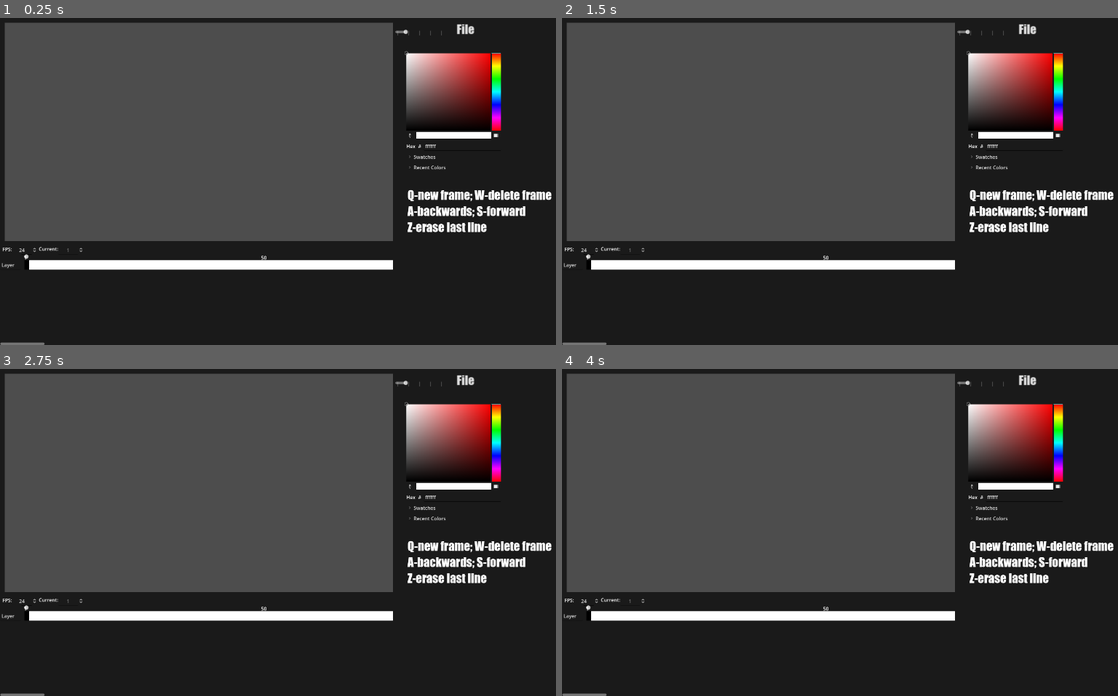
Above: before the commit, frames 1-4 (two rows, left to right).
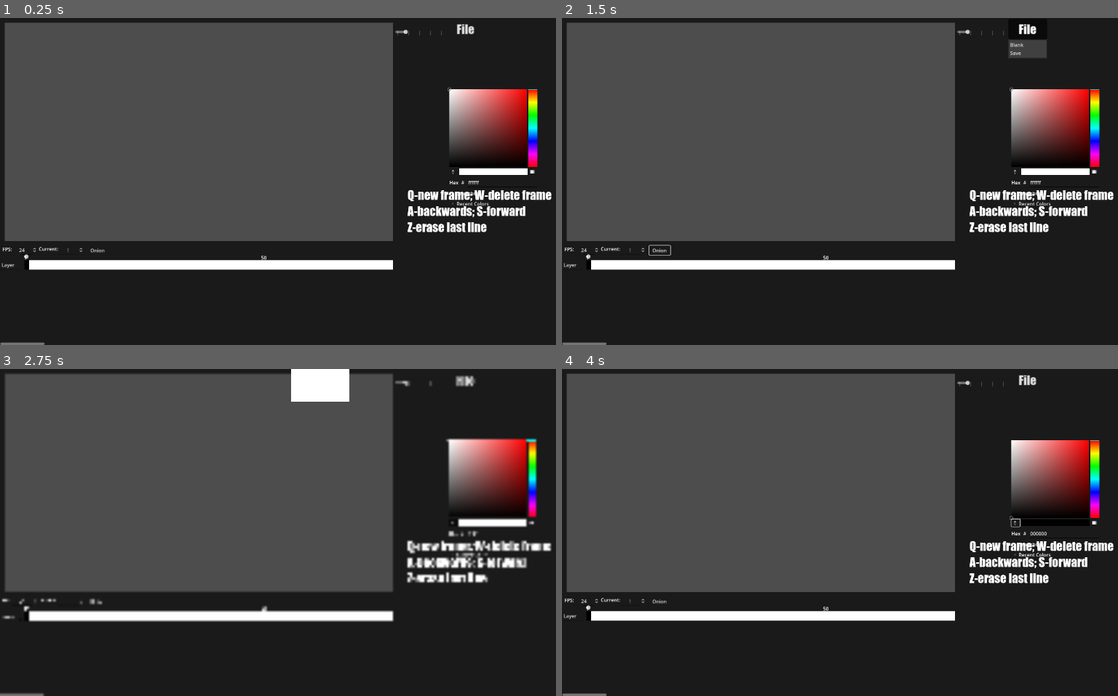
Above: after the commit, the same moments.

Repository: Drawsi/Anim
Game: Godot game, scene res://Node2D.tscn
Same seed, same stepped clock (60 frames per second), same inputs: the game is played once before the commit and once after it.
Inputs (mouse positions are in pixels of both pictures, inside the frame that each line leads up to; where the layout moved, square brackets give the same spot in the first picture):
- Up to frame 1 (0.25 s): no input
- Up to frame 2 (1.5 s): click (662, 250) at 0.5 s, where only the run after the commit has a clickable "Onion"; click "File" at 1.25 s
- Up to frame 3 (2.75 s): click (455, 522) [411, 486] at 2 s
- Up to frame 4 (4 s): click "Swatches" at 2.75 s; click "Recent Colors" at 3.5 s

The runs differ from the first frame. In frame 1, 6.3% of the frame differs, in the area x 16-97%, y 10-72%; in frame 2, 6.6%; in frame 3, 10%, in the area x 0-100%, y 0-100%; in frame 4, 6.3%.

Commit message:
Version_1.3.4

Diff:
--- a/FrameView.tscn
+++ b/FrameView.tscn
@@ -4,10 +4,3 @@
 
 [node name="1" type="Node2D"]
 script = ExtResource("1_hhvgj")
-
-[node name="ColorRect" type="ColorRect" parent="."]
-visible = false
-offset_left = 128.0
-offset_top = 72.0
-offset_right = 168.0
-offset_bottom = 112.0
--- a/Node2D.tscn
+++ b/Node2D.tscn
@@ -16,7 +16,7 @@
 offset_bottom = 1080.0
 metadata/_edit_use_anchors_ = true
 
-[node name="ColorRect" type="ColorRect" parent="Brush_Settings"]
+[node name="BG" type="ColorRect" parent="Brush_Settings"]
 layout_mode = 1
 anchors_preset = 15
 anchor_right = 1.0
@@ -55,10 +55,10 @@
 anchor_top = 0.5
 anchor_right = 1.0
 anchor_bottom = 0.5
-offset_left = -584.0
-offset_top = -428.0
-offset_right = -264.0
-offset_bottom = 116.0
+offset_left = -344.0
+offset_top = -308.0
+offset_right = -144.0
+offset_bottom = 236.0
 grow_horizontal = 0
 grow_vertical = 2
 color_modes_visible = false
@@ -93,8 +93,8 @@
 custom_minimum_size = Vector2(1280, 720)
 offset_left = 16.0
 offset_top = 16.0
-offset_right = 1924.0
-offset_bottom = 1096.0
+offset_right = 1296.0
+offset_bottom = 736.0
 mouse_default_cursor_shape = 3
 
 [node name="SubViewport" type="SubViewport" parent="DrawingArea"]
@@ -103,7 +103,6 @@
 render_target_update_mode = 4
 
 [node name="1" parent="DrawingArea/SubViewport" instance=ExtResource("4_0q5o4")]
-visible = false
 
 [node name="Animation" type="Control" parent="."]
 layout_mode = 3
@@ -162,6 +161,14 @@
 editable = false
 update_on_text_changed = true
 
+[node name="OnionSkin" type="Button" parent="Animation/TimelineSettings"]
+layout_mode = 0
+offset_left = 287.0
+offset_top = 16.0
+offset_right = 356.0
+offset_bottom = 47.0
+text = "Onion"
+
 [node name="ScrollContainer" type="ScrollContainer" parent="Animation"]
 layout_mode = 2
 offset_left = 1.0
@@ -183,3 +190,4 @@
 
 [connection signal="confirmed" from="Brush_Settings/MenuButton/FileDialog" to="Brush_Settings/MenuButton" method="_on_file_dialog_confirmed"]
 [connection signal="timeout" from="Animation/PlayAnim" to="." method="_on_timer_timeout"]
+[connection signal="toggled" from="Animation/TimelineSettings/OnionSkin" to="Animation" method="_on_onion_skin_toggled"]
--- a/Scripts/Animation.gd
+++ b/Scripts/Animation.gd
@@ -9,59 +9,83 @@
 var f = preload("res://FrameView.tscn")
 var empty = load("res://Frame_Icons/empty.png")
 var new = load("res://Frame_Icons/new.png")
-var last_frame
-var this_frame
-var frame = 0
 
 var find
 var verify
-var csf = null#current shown frame
+var le_onion = false
 
 func _process(_delta):
 	#Initializing variables and values needed
 	$TimelineSettings/Current_Fps/SpinBox.value = Global.current_frame
 	Global.set_fps = $TimelineSettings/Fps_Counter/Run_FPS.value
-	var ff = f.instantiate()
+	var f_inst=f.instantiate()
 	find = subview.find_child(str(Global.current_frame),true,false)
 	verify = tlayer.get_child(Global.current_frame-1).get_texture_normal()==new
 	_inviz()
 	#========================================
 	#	Create a frame if it's present in timeline but not in viewport
 	if find==null and verify:
-		ff.name = str(Global.current_frame)
-		ff.visible = true
-		ff.set_process_input(true)
-		subview.add_child(ff)
-		csf = ff
-	if find==null and !verify:
-		pass
+		f_inst.name = str(Global.current_frame)
+		subview.add_child(f_inst)
+		_sort_frames()
+
 	#	Deletes the viewport frame if it doesn't match the timeline
 	if find and !verify:
 		find.queue_free()
 
+func _sort_frames():
+	var all = subview.get_children()
+	#var found
+	#for this in subview.get_children():
+	#	var current = int(str(this.name))
+	#	if int(str(this.name))>subview.get_child_count():
+	#		while !found and current>0:
+	#			found = get_node_or_null(str(current))
+	#			current = current-1
+	#		subview.move_child(this,subview.get_child_count()-current)
+	#	else:
+	#		subview.move_child(this,int(str(this.name)))
+	for i in range(all.size()-1, -1, -1):
+		for j in range(1,i+1,1):
+			if all[j-1].name > all[j].name:
+				var aux = all[j-1]
+				#all[j-1] = all[j]
+				#all[j] = aux
+				move_child(all[j-1],all[j].get_index())
+				move_child(all[j],aux.get_index())
+	#for child in all:
+	#	subview.add_child(child)
+	print(all)
+	#subview.print_tree_pretty()
+
+func _onion():
+	#	Onion-Skin
+	if subview.get_child_count()>1 and verify:
+		#all = bubble_sort(subview.get_children())
+		var _found = null
+		var _n = 2
+		subview.get_children()
+		subview.get_children().clear()
+		#subview.get_children().append_array(bubble_sort(subview.get_children()))
+		#print(subview.get_children())
+		#while !found:
+		#	#if all[Global.current_frame-n]!=get_node_or_null():
+		#	if get_node_or_null(str(Global.current_frame-n)):
+		#		found = all[Global.current_frame-n]
+		#		n = 2
+		#	else:
+		#		n = n+1
+		#found.visible = true
+		#found.set_modulate(Color('626fff'))#ffffff
+
 func _inviz():
-	find = subview.find_child(str(Global.current_frame),true,false)
-	verify = tlayer.get_child(Global.current_frame-1).get_texture_normal()==new
-	#	Checks current frame and makes only IT visible
-	#	But I do want last frame to be visible tho
+	for i in subview.get_children():
+		if i.name==str(Global.current_frame):
+			i.visible = true
+			i.set_process_input(true)
+		else:
+			i.visible = false
+			i.set_process_input(false)
 
-	#	csf = Current Shown Frame
-	if (find and verify):
-		csf = find
-		csf.visible = true
-		csf.set_process_input(true)
-	elif !find and !verify:
-
-		csf.visible = true
-		csf.set_process_input(true)
-	else:
-		csf.visible = false
-		csf.set_process_input(false)
-
-	#for i in subview.get_children():
-	#	if i.name==str(Global.current_frame):
-	#		i.visible = true
-	#		i.set_process_input(true)
-	#	else:
-	#		i.visible = false
-	#		i.set_process_input(false)
+func _on_onion_skin_toggled(_button_pressed):
+	le_onion = true
--- a/Scripts/FP.gd
+++ b/Scripts/FP.gd
@@ -12,10 +12,6 @@
 var redo_size = 15
 @onready var tab_container = $"../../../.."
 @onready var brush_settings = $"../../../Brush_Settings"
-
-func _ready():
-	var random_color = Color(randf(), randf(), randf())
-	$ColorRect.color = random_color
 
 func _input(event):
 	_lifo()
--- a/Scripts/TLayer.gd
+++ b/Scripts/TLayer.gd
@@ -4,6 +4,8 @@
 @export var self_name = "Layer"
 var empty = load("res://Frame_Icons/empty.png")
 var new = load("res://Frame_Icons/new.png")
+var neww = load("res://Frame_Icons/neww.png")
+var nnew = load("res://Frame_Icons/nnew.png")
 var reuse = load("res://Frame_Icons/reuse.png")
 
 func _ready():
@@ -11,6 +13,6 @@
 
 func _input(_event):
 	if Input.is_action_just_pressed("new_frame"):
-		$Spread.get_child(Global.current_frame-1).set_texture_normal(new)
+		$Spread.get_child(Global.current_frame-1).set_texture_normal(nnew)
 	if Input.is_action_just_pressed("delete_frame"):
 		$Spread.get_child(Global.current_frame-1).set_texture_normal(empty)
--- a/project.godot
+++ b/project.godot
@@ -13,7 +13,7 @@
 config/name="Drawing"
 run/main_scene="res://Node2D.tscn"
 config/features=PackedStringArray("4.0")
-config/icon="res://icon.png"
+config/icon="res://app_icon.png"
 
 [autoload]
 
Binary file added: Frame_Icons/neww.png
Not shown, added: Frame_Icons/neww.png.import
Binary file added: Frame_Icons/nnew.png
Not shown, added: Frame_Icons/nnew.png.import
Binary file added: app_icon.png
Not shown, added: app_icon.png.import
